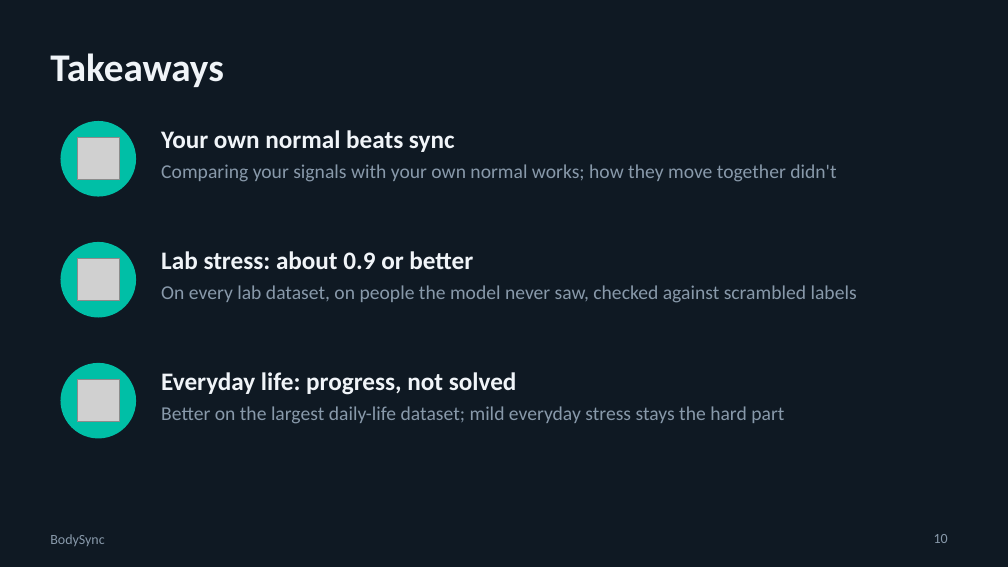
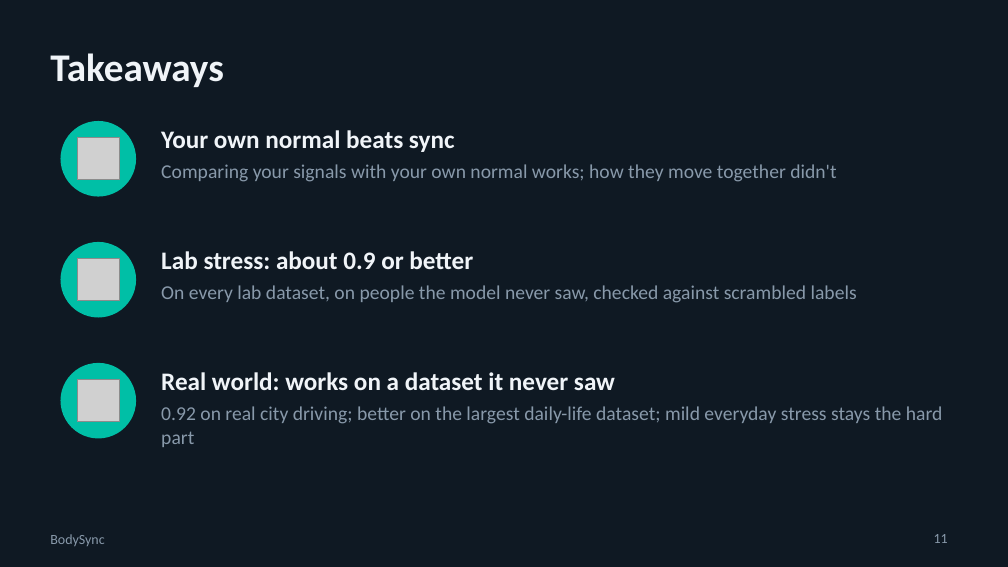
Before and after one commit to swaylakh/bodysync, a slide deck: slide 11 of docs/slides/BodySync_Final.pptx (slide 10 before the commit). Drawn at 1008x567 pixels with LibreOffice and Linux fonts; fonts in the diff are those of the drawing; grey boxes stand for pictures. Boxes give left, top, right and bottom in pixels: in the first picture for what was removed or moved away, otherwise in the second. Text is boxed around its words. In the diff, an @@ line names an element or a change of style, - is before the commit and + after.

```diff
--- a/docs/slides/BodySync_Final.pptx
+++ b/docs/slides/BodySync_Final.pptx
@@ text at <box>161,372,615,390</box>: text changed @@
-Everyday life: progress, not solved
+Real world: works on a dataset it never saw
@@ text at <box>161,406,943,447</box>: text changed @@
-Better on the largest daily-life dataset; mild everyday stress stays the hard part
+0.92 on real city driving; better on the largest daily-life dataset; mild everyday stress stays the hard part
@@ page number at <box>934,534,948,543</box>: text changed @@
-10
+11
```
Also in this commit, not shown: 1 other slide changed, 1 slide added, 6 other files.
